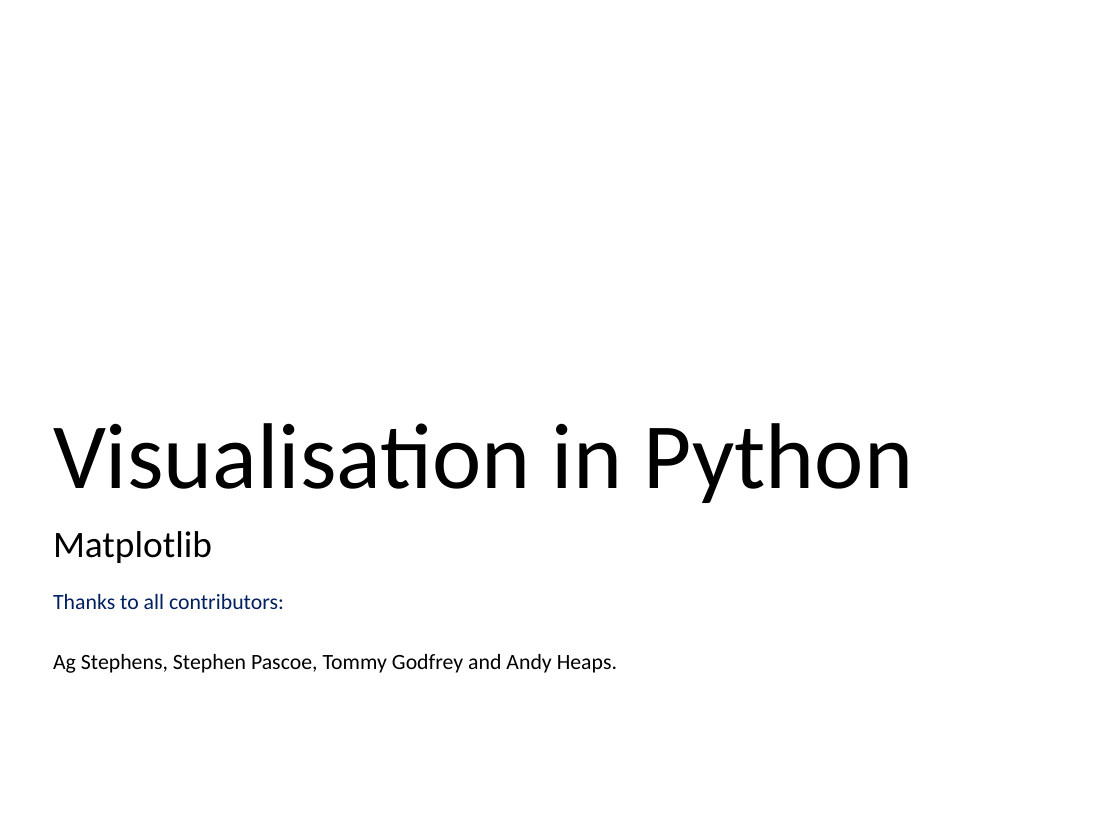
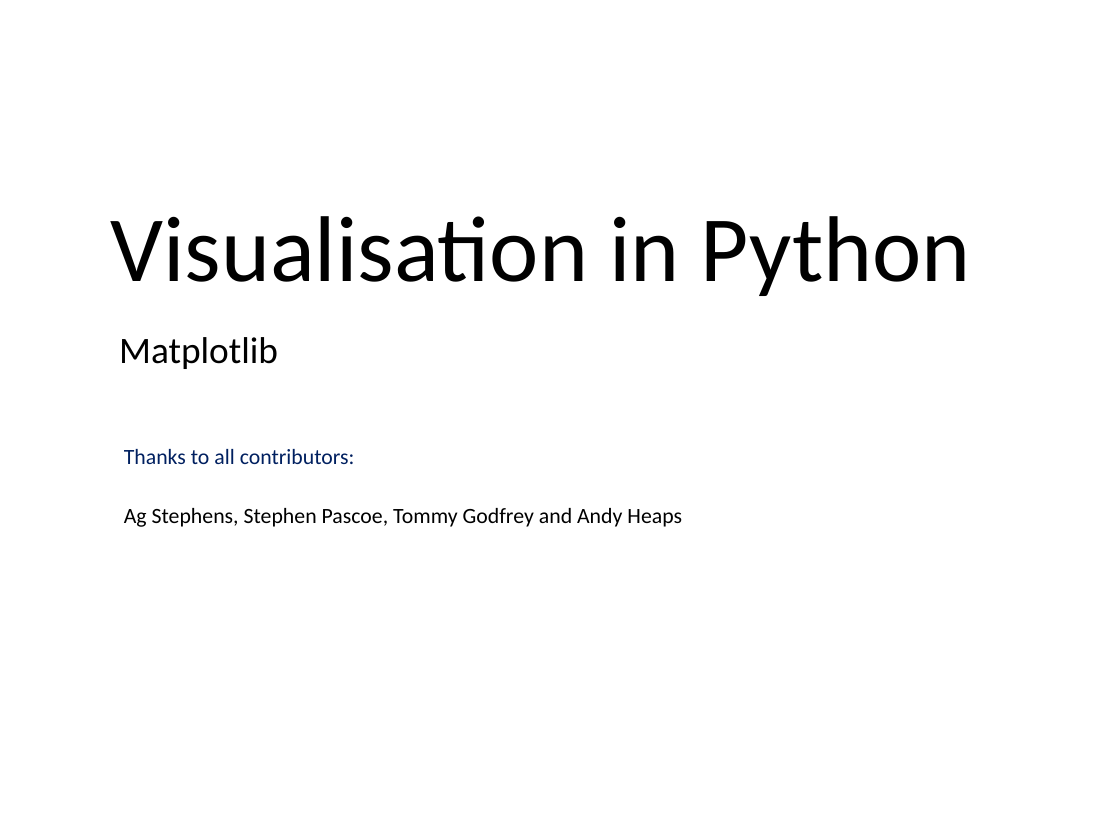
Before and after one commit to ncasuk/ncas-isc, a slide deck: slide 1 of python/presentations/visualisation/matplotlib_and_cartopy.pptx. Drawn at 1120x840 pixels with LibreOffice and Linux fonts; fonts in the diff are those of the drawing; background and template pictures are left out. Boxes give left, top, right and bottom in pixels: in the first picture for what was removed or moved away, otherwise in the second. Text is boxed around its words. In the diff, an @@ line names an element or a change of style, - is before the commit and + after.

```diff
--- a/python/presentations/visualisation/matplotlib_and_cartopy.pptx
+++ b/python/presentations/visualisation/matplotlib_and_cartopy.pptx
@@ text "Visualisation in Python": place and size @@
-text "Visualisation in Python" at [53,423,913,503]
+text "Visualisation in Python" at [110,216,971,296]
@@ text "Matplotlib": place and size @@
-text "Matplotlib" at [53,531,212,563]
+text "Matplotlib" at [119,337,278,369]
@@ text "Thanks to all contributors:": place and size @@
-text "Thanks to all contributors:" at [53,594,617,673]
+text "Thanks to all contributors:" at [124,449,682,527]
@@ text at [124,508,682,527]: text changed @@
-Ag Stephens, Stephen Pascoe, Tommy Godfrey and Andy Heaps.
+Ag Stephens, Stephen Pascoe, Tommy Godfrey and Andy Heaps
```
Also in this commit, not shown: 4 other slides changed, 2 slides added, 4 other files.
